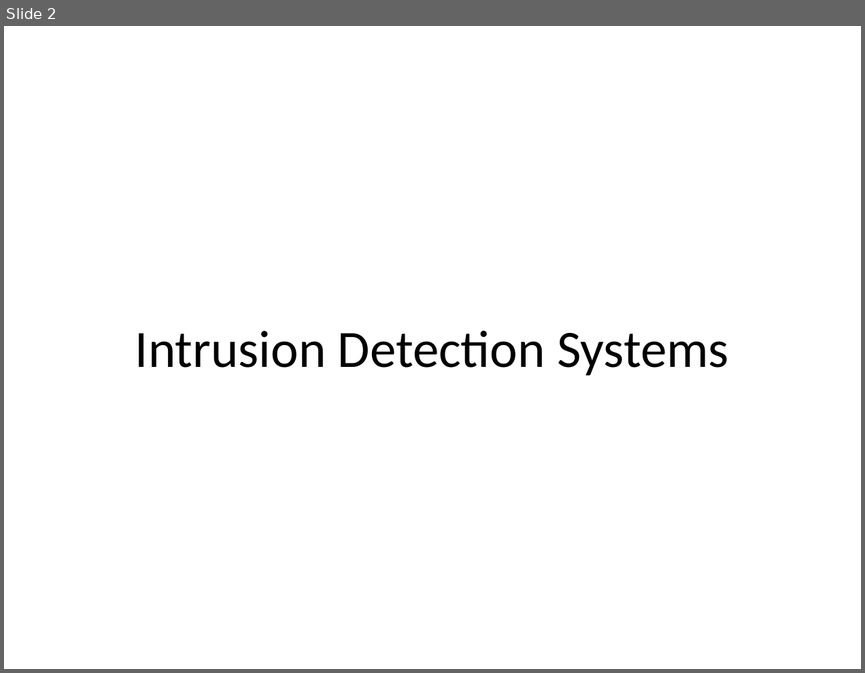
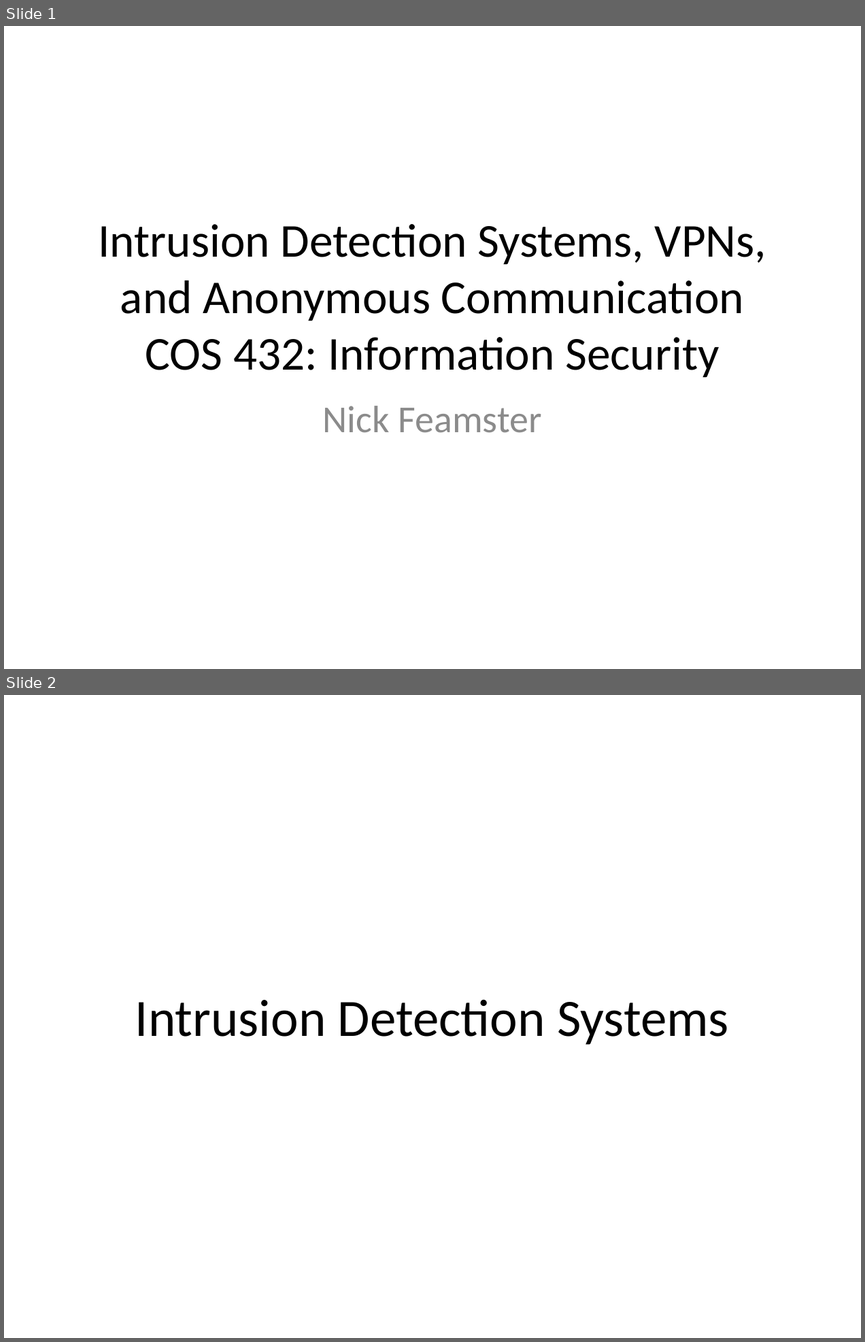
Before and after one commit to noise-lab/security-course, a slide deck: fall2016/lectures/18-IDS-VPN.pptx. Shown one above the other, each under a label of ours: slide 2 before the commit, slides 1 and 2 after it. The pictures are 865x673 and 865x1342 pixels, drawn with LibreOffice and Linux fonts; fonts in the diff are those of the drawing. Boxes give left, top, right and bottom in pixels: in the first picture for what was removed or moved away, otherwise in the second. Text is boxed around its words. In the diff, an @@ line names an element or a change of style, - is before the commit and + after.

```diff
--- a/fall2016/lectures/18-IDS-VPN.pptx
+++ b/fall2016/lectures/18-IDS-VPN.pptx
@@ slide 1 added at box(4, 26, 861, 669), background #FFFFFF @@
@@ title added at box(98, 224, 766, 378), 39.6 pt, text #000000 @@
+Intrusion Detection Systems, VPNs, and Anonymous Communication
+COS 432: Information Security
@@ subtitle added at box(323, 405, 541, 433), 32 pt, text #8C8C8C @@
+Nick Feamster
```
Also in this commit, not shown: 10 slides changed, 42 other slides added, 1 slide removed, 8 other files.
